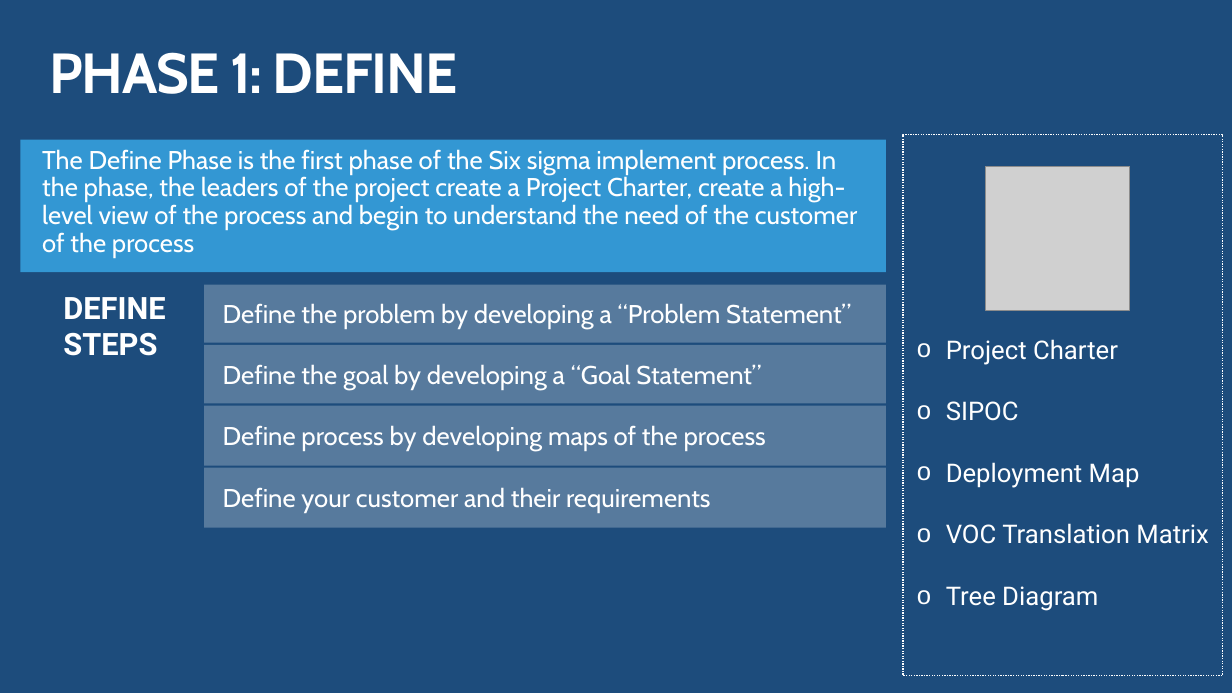
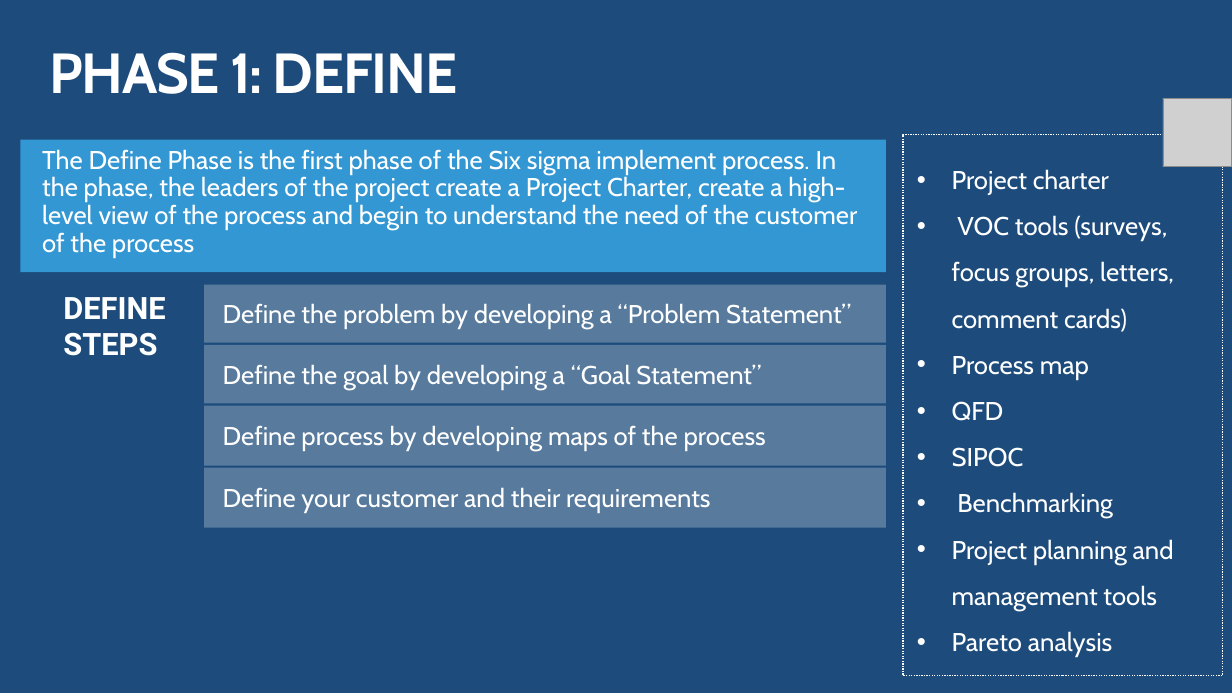
Before and after one commit to daotk/cdkpt, a slide deck: slide 21 of SPQM/Team Assignment/Team Assignment 02/K16T1-Team15-Team Assignment2/K16T1-Team15-Team Assignment2-Presentation.pptx. Drawn at 1232x693 pixels with LibreOffice and Linux fonts; fonts in the diff are those of the drawing; grey boxes stand for pictures. Boxes give left, top, right and bottom in pixels: in the first picture for what was removed or moved away, otherwise in the second. Text is boxed around its words. In the diff, an @@ line names an element or a change of style, - is before the commit and + after.

```diff
--- a/SPQM/Team Assignment/Team Assignment 02/K16T1-Team15-Team Assignment2/K16T1-Team15-Team Assignment2-Presentation.pptx
+++ b/SPQM/Team Assignment/Team Assignment 02/K16T1-Team15-Team Assignment2/K16T1-Team15-Team Assignment2-Presentation.pptx
@@ picture: place and size @@
-picture at <box>986,166,1130,311</box>
+picture at <box>1163,98,1232,166</box>
@@ text in rectangle at <box>952,169,1167,421</box>: text changed; font Roboto to Cabin @@
-o Project Charter
+• Project charter
+• VOC tools (surveys, focus groups, letters, comment cards)
+• Process map
+• QFD
@@ text in rectangle at <box>952,447,1024,467</box>: font Roboto to Cabin in "SIPOC"; bullet o to •; line spacing 2 to 1.5 @@
@@ text in rectangle at <box>952,492,1174,657</box>: text changed; font Roboto to Cabin @@
-o Deployment Map
-o VOC Translation Matrix
-o Tree Diagram
+• Benchmarking
+• Project planning and management tools
+• Pareto analysis
```
Also in this commit, not shown: 6 other slides changed.
